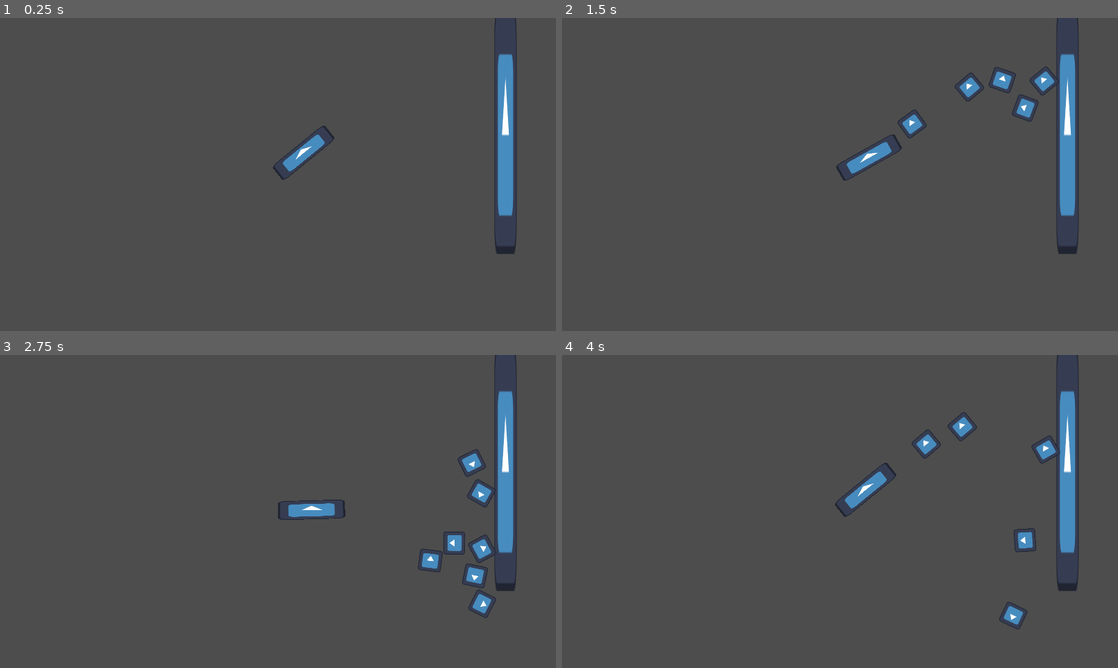
Above: before the commit, frames 1-4 (two rows, left to right).
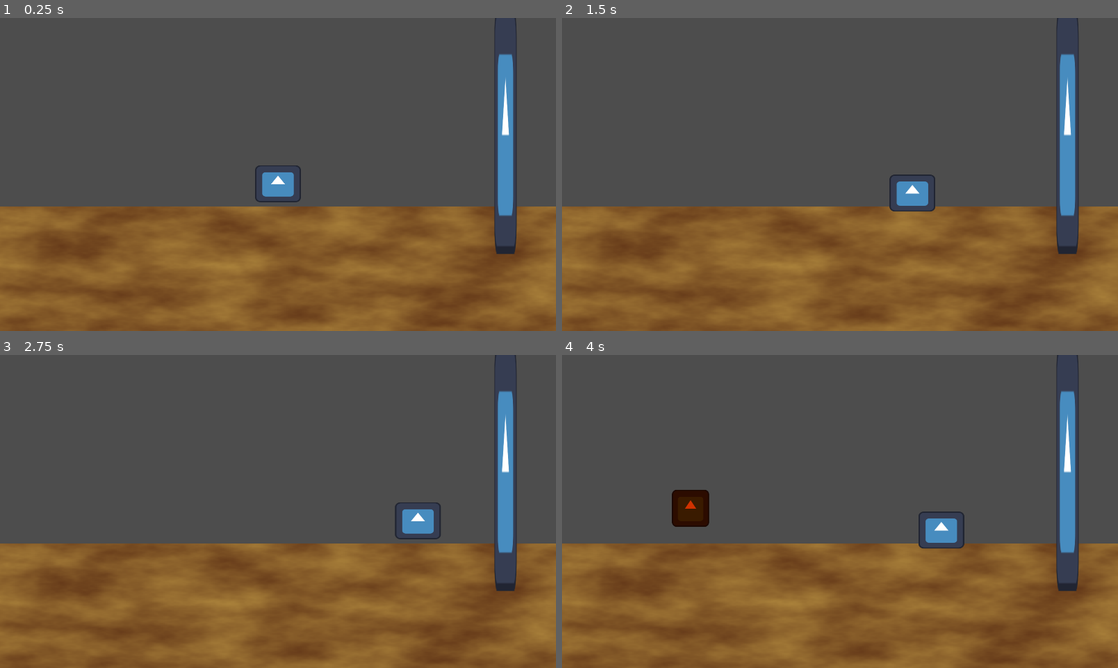
Above: after the commit, the same moments.

Repository: FaunaPolaris/BirdGameJam-Legado
Game: Godot game, scene res://canonGame/scenario/scenario.tscn
The game is run twice, just before and just after one commit, with the same random seed, the same clock (stepped at 60 frames per second) and the same inputs. Before the commit the project starts from res://scenario/scenario.tscn. The engine's default icon, where the game draws it, is replaced by a stand-in: a white triangle on a blue panel in a dark square.
Inputs:
- Up to frame 1 (0.25 s): no input
- Up to frame 2 (1.5 s): tap Enter (ui_accept) at 0.5, 0.6, 0.77, 1.07, 1.35 s; hold Right (ui_right) 0.53-1.28 s; hold Down (ui_down) from 1.28 s (still down)
- Up to frame 3 (2.75 s): tap Enter (ui_accept) at 1.52, 1.82, 2.1 s; release Down (ui_down) at 2.03 s; hold Right (ui_right) from 2.03 s (still down)
- Up to frame 4 (4 s): release Right (ui_right) at 2.78 s; hold Up (ui_up) 2.78-3.53 s; tap Enter (ui_accept) at 2.85, 3.02, 3.32, 3.6, 3.77 s; hold Left (ui_left) from 3.53 s (still down)

The runs differ from the first frame. In frame 1, 40% of the frame differs, in the area x 0-100%, y 34-100%; in frame 2, 41%; in frame 3, 41%; in frame 4, 42%, in the area x 0-100%, y 18-100%.

Commit message:
peck and warn

Diff:
--- a/canon/canon.gd
+++ b/canonGame/canon/canon.gd
@@ -1,6 +1,6 @@
 extends Node2D
 
-var	main_character	= preload("res://mainCharacter/main_character.tscn")
+var	main_character	= preload("res://canonGame/mainCharacter/main_character.tscn")
 
 var offset_angle	: int = 90
 var	max_angle		: int = -90
@@ -18,6 +18,7 @@
 		var new_main = main_character.instantiate()
 		new_main.position = $mouth/tip.global_position
 		new_main.original_pos = new_main.position
-		new_main.rotation_degrees = $mouth/tip.global_rotation_degrees - offset_angle
+		new_main.supposed_rotation = $mouth/tip.global_rotation_degrees - offset_angle
 		new_main.force = force
 		add_child(new_main)
+		new_main.controlCamera()
--- a/canon/canon.tscn
+++ b/canonGame/canon/canon.tscn
@@ -1,6 +1,6 @@
 [gd_scene load_steps=3 format=3 uid="uid://t52keyqcvf2n"]
 
-[ext_resource type="Script" uid="uid://ddhf1t6f288r3" path="res://canon/canon.gd" id="1_6b8qj"]
+[ext_resource type="Script" uid="uid://ddhf1t6f288r3" path="res://canonGame/canon/canon.gd" id="1_6b8qj"]
 [ext_resource type="Texture2D" uid="uid://o7vchi5epwkd" path="res://icon.svg" id="1_fiqj8"]
 
 [node name="canon" type="Node2D"]
--- /dev/null
+++ b/canonGame/mainCharacter/main_character.gd
@@ -0,0 +1,12 @@
+extends RigidBody2D
+
+var	force				: int = 0
+var	supposed_rotation	: float = 0
+
+var original_pos : Vector2 = Vector2.ZERO
+
+func	_ready() -> void:
+	apply_impulse(Vector2(force, 0).rotated(deg_to_rad(supposed_rotation)), original_pos - position)
+
+func controlCamera():
+	$Camera2D.make_current()
--- a/mainCharacter/main_character.tscn
+++ b/canonGame/mainCharacter/main_character.tscn
@@ -1,6 +1,6 @@
 [gd_scene load_steps=5 format=3 uid="uid://c5xl5nd4ofm1d"]
 
-[ext_resource type="Script" uid="uid://cadcfd4beb3wt" path="res://mainCharacter/main_character.gd" id="1_exv1e"]
+[ext_resource type="Script" uid="uid://cadcfd4beb3wt" path="res://canonGame/mainCharacter/main_character.gd" id="1_exv1e"]
 [ext_resource type="Texture2D" uid="uid://o7vchi5epwkd" path="res://icon.svg" id="2_vedcc"]
 
 [sub_resource type="PhysicsMaterial" id="PhysicsMaterial_exv1e"]
@@ -18,6 +18,9 @@
 scale = Vector2(4.58213, 4.58213)
 shape = SubResource("CircleShape2D_me2vn")
 
-[node name="Sprite2D" type="Sprite2D" parent="."]
+[node name="art" type="Sprite2D" parent="."]
 scale = Vector2(0.619435, 0.582997)
 texture = ExtResource("2_vedcc")
+
+[node name="Camera2D" type="Camera2D" parent="."]
+ignore_rotation = false
--- /dev/null
+++ b/canonGame/scenario/scenario.tscn
@@ -0,0 +1,34 @@
+[gd_scene load_steps=7 format=3 uid="uid://cn2q8m7x6j3va"]
+
+[ext_resource type="Texture2D" uid="uid://o7vchi5epwkd" path="res://icon.svg" id="1_jurgu"]
+[ext_resource type="PackedScene" uid="uid://csusdyfgyv2nr" path="res://eatingMinigame/eater/eater.tscn" id="2_1s0lt"]
+[ext_resource type="PackedScene" uid="uid://cktpbi461648m" path="res://eatingMinigame/foodDispenser/food_dispenser.tscn" id="3_lcefo"]
+
+[sub_resource type="Gradient" id="Gradient_lcefo"]
+colors = PackedColorArray(0.400795, 0.229145, 0.100229, 1, 0.665372, 0.507786, 0.2304, 1)
+
+[sub_resource type="FastNoiseLite" id="FastNoiseLite_kt38x"]
+
+[sub_resource type="NoiseTexture2D" id="NoiseTexture2D_4hdqt"]
+color_ramp = SubResource("Gradient_lcefo")
+noise = SubResource("FastNoiseLite_kt38x")
+
+[node name="scenario" type="Node2D"]
+
+[node name="Sprite2D" type="Sprite2D" parent="."]
+position = Vector2(6, 468)
+scale = Vector2(3.86328, 1.40039)
+texture = SubResource("NoiseTexture2D_4hdqt")
+
+[node name="Icon" type="Sprite2D" parent="."]
+position = Vector2(785.5, -149.5)
+scale = Vector2(0.601563, 6.61719)
+texture = ExtResource("1_jurgu")
+
+[node name="Camera2D" type="Camera2D" parent="."]
+ignore_rotation = false
+
+[node name="eater" parent="." instance=ExtResource("2_1s0lt")]
+
+[node name="foodDispenser" parent="." instance=ExtResource("3_lcefo")]
+position = Vector2(-946, 989)
--- /dev/null
+++ b/eater.gd
@@ -0,0 +1,20 @@
+extends CharacterBody2D
+
+var	speed	: Vector2 = Vector2(20000, 0)
+
+func	_process(delta: float) -> void:
+	if Input.is_action_pressed("ui_left"):
+		velocity = Vector2.LEFT * speed * delta
+		move_and_slide()
+	elif Input.is_action_pressed("ui_right"):
+		velocity = Vector2.RIGHT * speed * delta
+		move_and_slide()
+	if Input.is_action_just_pressed("ui_accept"):
+		$collision.disabled = false
+		$art.set_offset(Vector2(0, 64))
+		$peckTime.start()
+
+
+func _on_peck_time_timeout() -> void:
+	$collision.disabled = true
+	$art.set_offset(Vector2(0, 32))
--- /dev/null
+++ b/eatingMinigame/eater/eater.tscn
@@ -0,0 +1,27 @@
+[gd_scene load_steps=4 format=3 uid="uid://csusdyfgyv2nr"]
+
+[ext_resource type="Script" uid="uid://8f0yn0q2fcd8" path="res://eater.gd" id="1_5fu8t"]
+[ext_resource type="Texture2D" uid="uid://o7vchi5epwkd" path="res://icon.svg" id="2_icw0j"]
+
+[sub_resource type="RectangleShape2D" id="RectangleShape2D_bykbf"]
+size = Vector2(86, 202.5)
+
+[node name="eater" type="CharacterBody2D"]
+script = ExtResource("1_5fu8t")
+
+[node name="collision" type="CollisionShape2D" parent="."]
+position = Vector2(-2, 101.75)
+shape = SubResource("RectangleShape2D_bykbf")
+disabled = true
+
+[node name="art" type="Sprite2D" parent="."]
+position = Vector2(-9.53674e-07, 0)
+scale = Vector2(1.23438, 1)
+texture = ExtResource("2_icw0j")
+offset = Vector2(0, 32)
+
+[node name="peckTime" type="Timer" parent="."]
+wait_time = 0.3
+one_shot = true
+
+[connection signal="timeout" from="peckTime" to="." method="_on_peck_time_timeout"]
--- /dev/null
+++ b/eatingMinigame/food/food.gd
@@ -0,0 +1,11 @@
+extends RigidBody2D
+
+func	_ready():
+	set_constant_force(Vector2(0, -100))
+
+func	_process(delta: float) -> void:
+	if $collection.has_overlapping_bodies():
+		queue_free()
+		print(position)
+	if position.y < -450:
+		set_constant_force(Vector2(0, 100))
--- /dev/null
+++ b/eatingMinigame/food/food.tscn
@@ -0,0 +1,29 @@
+[gd_scene load_steps=5 format=3 uid="uid://dj6vowx6yjaea"]
+
+[ext_resource type="Script" uid="uid://c7wxiljg6k6d1" path="res://eatingMinigame/food/food.gd" id="1_6mxex"]
+[ext_resource type="Texture2D" uid="uid://o7vchi5epwkd" path="res://icon.svg" id="1_vxdyk"]
+
+[sub_resource type="CircleShape2D" id="CircleShape2D_6mxex"]
+radius = 68.0
+
+[sub_resource type="RectangleShape2D" id="RectangleShape2D_vxdyk"]
+size = Vector2(123, 155)
+
+[node name="food" type="RigidBody2D"]
+collision_layer = 0
+collision_mask = 0
+gravity_scale = 0.0
+script = ExtResource("1_6mxex")
+
+[node name="collision" type="CollisionShape2D" parent="."]
+shape = SubResource("CircleShape2D_6mxex")
+
+[node name="art" type="Sprite2D" parent="."]
+texture = ExtResource("1_vxdyk")
+
+[node name="collection" type="Area2D" parent="."]
+collision_layer = 0
+
+[node name="area" type="CollisionShape2D" parent="collection"]
+position = Vector2(-0.5, -14.5)
+shape = SubResource("RectangleShape2D_vxdyk")
--- /dev/null
+++ b/eatingMinigame/foodDispenser/food_dispenser.gd
@@ -0,0 +1,13 @@
+extends Node2D
+
+var	food = preload("res://eatingMinigame/food/food.tscn")
+var	warning = preload("res://eatingMinigame/warning/warning.tscn")
+
+func _on_timer_timeout() -> void:
+	var new_food = food.instantiate()
+	var new_warning = warning.instantiate()
+	new_food.position.x += randi_range(0, 1920)
+	new_warning.position.x = new_food.position.x
+	new_warning.position.y = -1000
+	add_child(new_food)
+	add_child(new_warning)
--- /dev/null
+++ b/eatingMinigame/foodDispenser/food_dispenser.tscn
@@ -0,0 +1,12 @@
+[gd_scene load_steps=2 format=3 uid="uid://cktpbi461648m"]
+
+[ext_resource type="Script" uid="uid://cvjf344ptxc6" path="res://eatingMinigame/foodDispenser/food_dispenser.gd" id="1_tcdi2"]
+
+[node name="foodDispenser" type="Node2D"]
+script = ExtResource("1_tcdi2")
+
+[node name="Timer" type="Timer" parent="."]
+wait_time = 3.0
+autostart = true
+
+[connection signal="timeout" from="Timer" to="." method="_on_timer_timeout"]
--- /dev/null
+++ b/eatingMinigame/warning/warning.gd
@@ -0,0 +1,4 @@
+extends Sprite2D
+
+func _on_lifespan_timeout() -> void:
+	queue_free()
--- /dev/null
+++ b/eatingMinigame/warning/warning.tscn
@@ -0,0 +1,15 @@
+[gd_scene load_steps=3 format=3 uid="uid://by4jug5j7be8t"]
+
+[ext_resource type="Texture2D" uid="uid://o7vchi5epwkd" path="res://icon.svg" id="1_03lcx"]
+[ext_resource type="Script" uid="uid://d1c5mcvdndejy" path="res://eatingMinigame/warning/warning.gd" id="2_6xana"]
+
+[node name="warning" type="Sprite2D"]
+modulate = Color(0.815866, 0.194858, 5.77569e-07, 1)
+texture = ExtResource("1_03lcx")
+script = ExtResource("2_6xana")
+
+[node name="lifespan" type="Timer" parent="."]
+one_shot = true
+autostart = true
+
+[connection signal="timeout" from="lifespan" to="." method="_on_lifespan_timeout"]
--- a/mainCharacter/main_character.gd
+++ /dev/null
@@ -1,8 +0,0 @@
-extends RigidBody2D
-
-var	force	: int = 0
-
-var original_pos : Vector2 = Vector2.ZERO
-
-func	_ready() -> void:
-	apply_impulse(Vector2(force, 0).rotated(rotation), original_pos - position)
--- a/scenario/scenario.tscn
+++ /dev/null
@@ -1,25 +0,0 @@
-[gd_scene load_steps=4 format=3 uid="uid://cn2q8m7x6j3va"]
-
-[ext_resource type="Texture2D" uid="uid://o7vchi5epwkd" path="res://icon.svg" id="1_jurgu"]
-[ext_resource type="PackedScene" uid="uid://t52keyqcvf2n" path="res://canon/canon.tscn" id="2_jurgu"]
-
-[sub_resource type="RectangleShape2D" id="RectangleShape2D_jurgu"]
-size = Vector2(20, 46.3246)
-
-[node name="scenario" type="Node2D"]
-
-[node name="Icon" type="Sprite2D" parent="."]
-position = Vector2(785.5, -149.5)
-scale = Vector2(0.601563, 6.61719)
-texture = ExtResource("1_jurgu")
-
-[node name="canon" parent="." instance=ExtResource("2_jurgu")]
-
-[node name="Camera2D" type="Camera2D" parent="."]
-
-[node name="StaticBody2D" type="StaticBody2D" parent="."]
-
-[node name="CollisionShape2D" type="CollisionShape2D" parent="StaticBody2D"]
-position = Vector2(789, -142)
-scale = Vector2(3.83401, 17.4637)
-shape = SubResource("RectangleShape2D_jurgu")
Renamed: canon/canon.gd.uid -> canonGame/canon/canon.gd.uid
Renamed: mainCharacter/main_character.gd.uid -> canonGame/mainCharacter/main_character.gd.uid
Not shown, added: eater.gd.uid
Not shown, added: eatingMinigame/food/food.gd.uid
Not shown, added: eatingMinigame/foodDispenser/food_dispenser.gd.uid
Not shown, added: eatingMinigame/warning/warning.gd.uid
